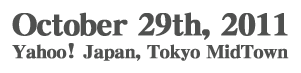
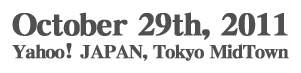
The second w=301, h=73 image is a revision of the first. Changes to its layers:
renamed "Yahoo! Japan, Tokyo MidTown" to "Yahoo! JAPAN, Tokyo MidTown", painted on it over 25, 43, 289, 61
